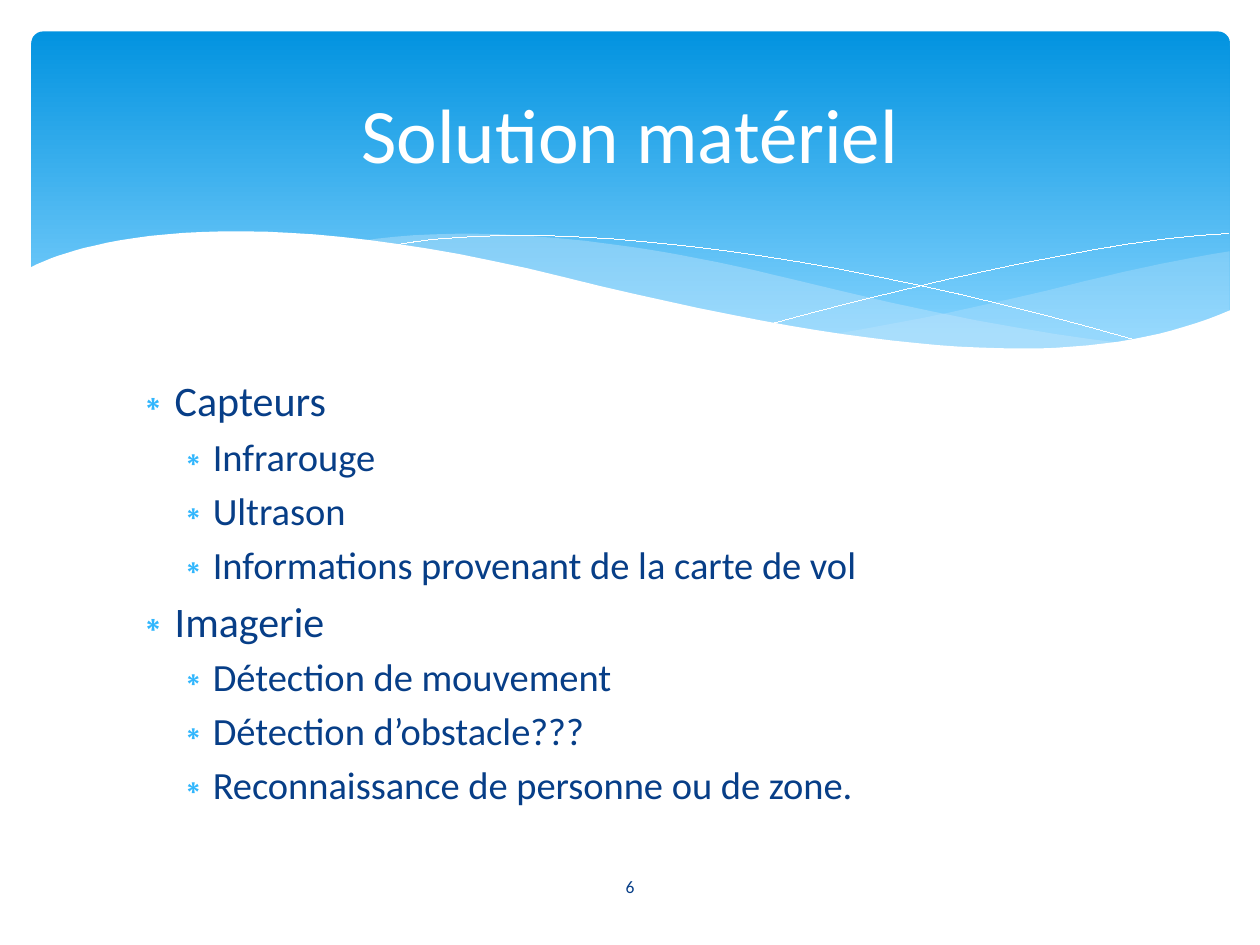
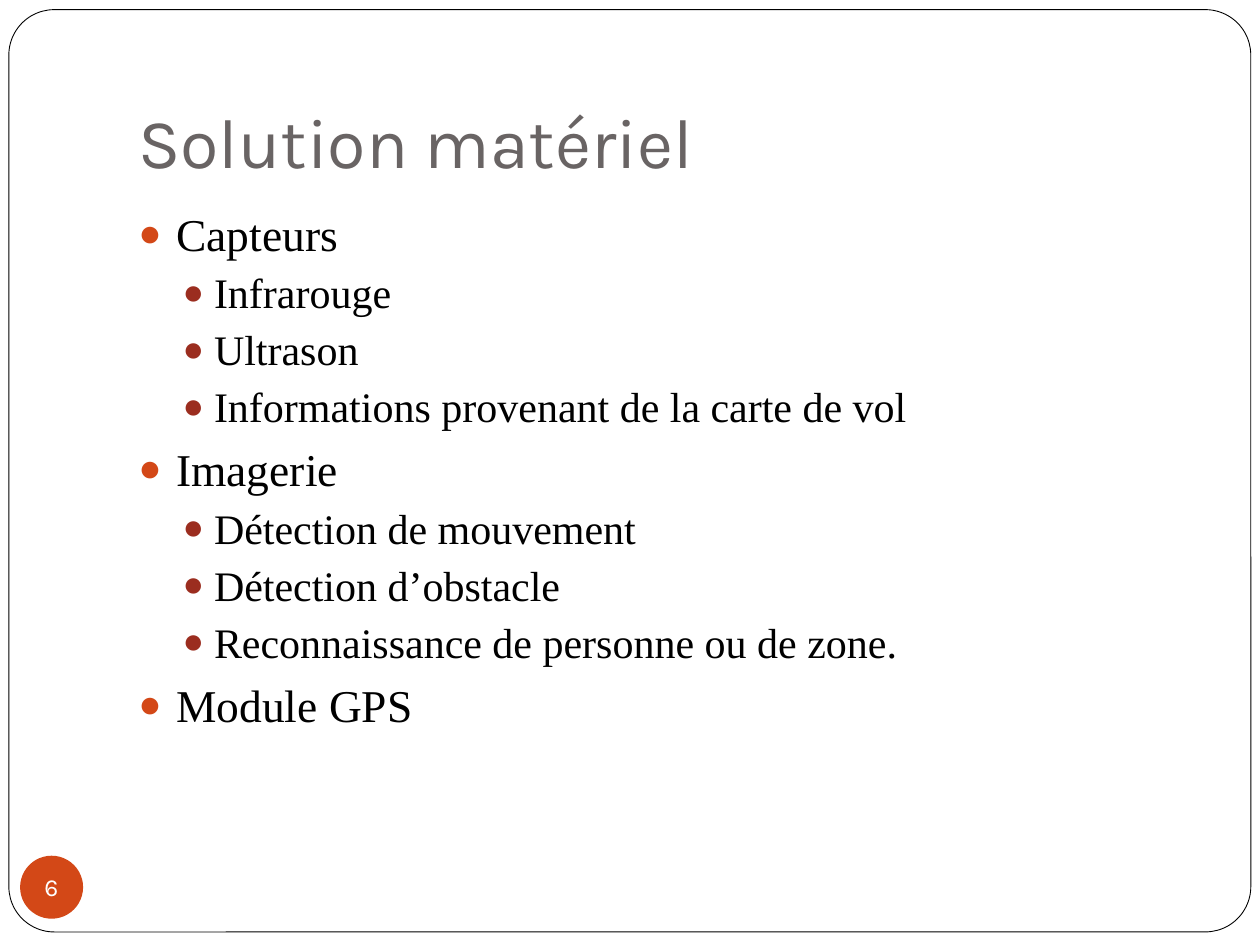
Before and after one commit to xzar/megauav2013, a slide deck: slide 6 of docs/Soutenance/PréSoutenance 0511.pptx. Drawn at 1260x945 pixels with LibreOffice and Linux fonts; fonts in the diff are those of the drawing. Boxes give left, top, right and bottom in pixels: in the first picture for what was removed or moved away, otherwise in the second. Text is boxed around its words. In the diff, an @@ line names an element or a change of style, - is before the commit and + after.

```diff
--- a/docs/Soutenance/PréSoutenance 0511.pptx
+++ b/docs/Soutenance/PréSoutenance 0511.pptx
@@ rounded rectangle added at [9,10,1251,932], fill #FFFFFF, outline #000000 0.5 pt @@
@@ rounded rectangle removed at [32,32,1230,372] @@
@@ title "Solution matériel": place and size @@
-title "Solution matériel" at [361,109,898,164]
+title "Solution matériel" at [138,115,693,169]
@@ title "Solution matériel" at [138,115,693,169]: size 44 to 40 pt, font Calibri to Karla, text colour #FFFFFF to #696464; alignment centre to left; vertical alignment middle to bottom @@
@@ text "Capteurs": place and size @@
-text "Capteurs" at [175,388,856,806]
+text "Capteurs" at [176,221,907,723]
@@ group removed at [29,232,1231,415]: 5 freeform shapes @@
@@ text at [176,221,907,667]: size 24 to 26 pt in "Capteurs", "Imagerie"; font Calibri to Times New Roman, text colour #073E87 to #000000 in "Capteurs", "Infrarouge", "Ultrason", "Informations provenant de la carte de vol" and 3 more places; size 22 to 24 pt in "Infrarouge", "Ultrason", "Informations provenant de la carte de vol", "Détection de mouvement" and 1 more places; bullet ∗ to ●; bullet colour #31B6FD to #D34817; bullet colour #31B6FD to #9B2D1F @@
@@ text at [214,571,560,602]: text changed; size 22 to 24 pt; font Calibri to Times New Roman; text colour #073E87 to #000000 @@
-  ∗ Détection d’obstacle???
+  ● Détection d’obstacle
@@ text at [176,690,412,723]: paragraph added @@
+● Module GPS
@@ page number: place and size @@
-page number at [626,881,635,893]
+page number at [20,856,83,919]
@@ page number at [20,856,83,919]: size 10 to 14 pt, font Calibri to Karla, text colour #073E87 to #FFFFFF; fill none to #D34817 @@
```
Also in this commit, not shown: 12 other slides changed, 1 slide added, 2 slides removed.
